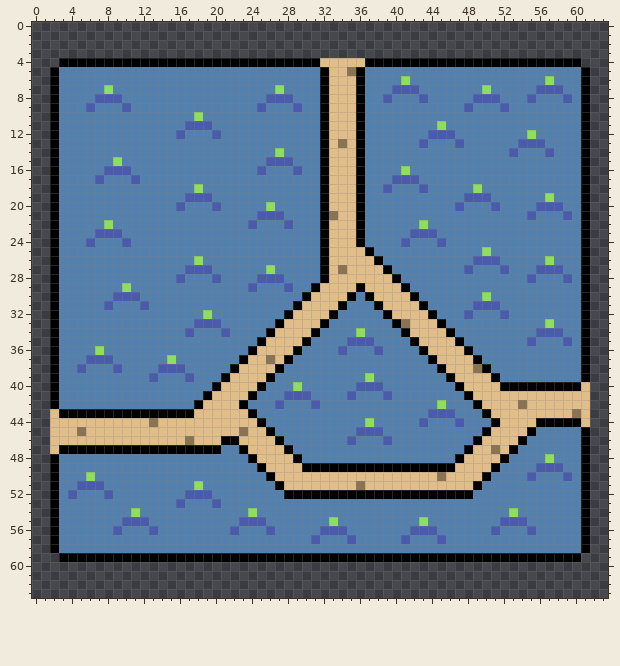
One commit to this pixel-art sprite: src/graphics/plotImages/RICE/1.png. The picture above was drawn from the file before the commit.
Rulers count pixels.
And afterwards:
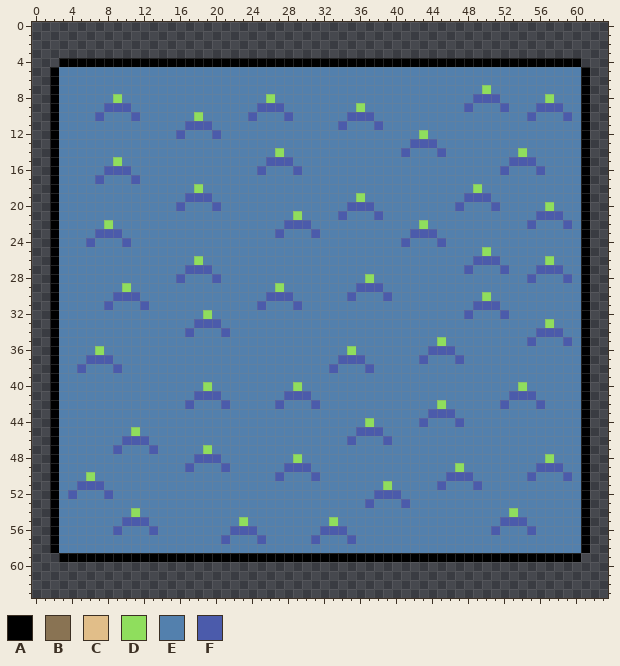
Palette (. is transparent): A #000000  B #897353  C #e1be89  D #8fde5d  E #5380ad  F #4b5bab
Edits made:
file 512x512 -> 256x256 pixels (blocks of 8x8 -> 4x4; one block is one cell here)
Changed rows in their new state; - is an unchanged pixel.
first column x 2:
 4 ------------------------------AAAAA-------------------------
 5 ------------------------------EEEEE-------------------------
 6 ------------------------------EEEEE----E---------------E----
 7 ------E------------------E----EEEEE---EEE-------------EEE---
 8 -----EED----------------DEE---EEEEE--E---E-----------E-D-E--
 9 ----E-FF----------------FF-E--EEEED-------------------FFF---
10 -----F---F------------F---F---EEEFFF-----------------F---F--
11 ------------------------------EEFEE-F------E----------------
12 ------------------------------EEEEE------DEEE--------E------
13 ------------------------------EEEEE-----F-F--E------EEE-----
14 ------------------------------EEEEE----F---F-------ED--E----
15 ------------------------------EEEEE----------------FFF------
16 ------------------------------EEEEE----E----------F---F-----
17 ------------------------------EEEEE---EEE-------------------
18 ------------------------------EEEEE--E---E------------------
19 ------------------------------EEEED--------------------E----
20 ------------------------E-----EEEFFF------------------EDE---
21 -----------------------EEE-D--EEFEE-F----------------EFFFE--
22 ----------------------E----FF-EEEEE------------------F---F--
23 -------------------------F---FEEEEE-------------------------
24 ------------------------------EEEEE-------------------------
25 ------------------------------EEEEEE------------------------
26 ------------------------------EEEEEEE-----------------------
27 ------------------------E-----EEEEEEEE----------------------
28 -----------------------EEE----EEEEEDEEE---------------------
29 ----------------------E--DE--EEEEEFFFEEE--------------------
30 ------------------------FFF-EEEEEF-EEFEEE-------------------
31 -----------------------F---FEEEEE---EEEEEE------------------
32 --------------------------EEEEEE-----EEEEEE-----------------
33 -------------------------EEEEEE-------EEEEEE----------------
34 ------------------------EEEEEE----E----EEEEEE---------------
35 -----------------------EEEEEE----EEE----EEEDEE--------------
36 ----------------------EEEEEE----ED--E----EFFFEE-------------
37 -------------E-------EEEEEE-----FFF------FEEEFEE------------
38 ------------EEE-----EEEEEE-----F---F-------EEEEEE-----------
39 -----------E---E---EEEEEE----------E--------EEEEEE----------
40 -----------------DEEEEEE----------EEE--------EEEEEEEDEEEEEEA
41 ----------------FFFEEEE----------E---E--------EEEEEFFFEEEEEA
42 ---------------FEEEFEE-------------------------EEEFEEEFEEEEA
43 AEEEEEEEEEEEEEEEEEEEEEE-------------------------EEEEEEEEEEEA
44 AEEEEEEEEEEEEEEEEEEEEEEE-------------------------EEEEEEEEEEA
45 AEEEEEEEEDEEEEEEEEEEEEEEE-----------------------EEEEEE------
46 AEEEEEEEFFFEEEEEEEEEEEEEEE---------------------EEEEEE-------
47 AEEEEEEFEEEFEEEEEDE--EEEEEE-------------------EEEEEE--------
48 ----------------FFF---EEEEED-----------------EEEEEE---------
49 ---------------F---F---EEEFFFEEEEEEEEEEEEEEEEDEEEE----------
50 ------------------------EFEEEFEEEEEEEEEEEEEEFFFEE-----------
51 ----------------E--------EEEEEEEEEEEEDEEEEEFEEEF------------
52 ---------------EEE--------EEEEEEEEEEFFFEEEEEEEE-------------
53 --------------E---E----------------F---F--------------------
54 ----------------------E-------------------------------------
55 ---------------------DEE-----------------E------------------
56 ---------------------FF-E---------------EEE-----------------
57 -------------------F---F---------------E---E----------------
